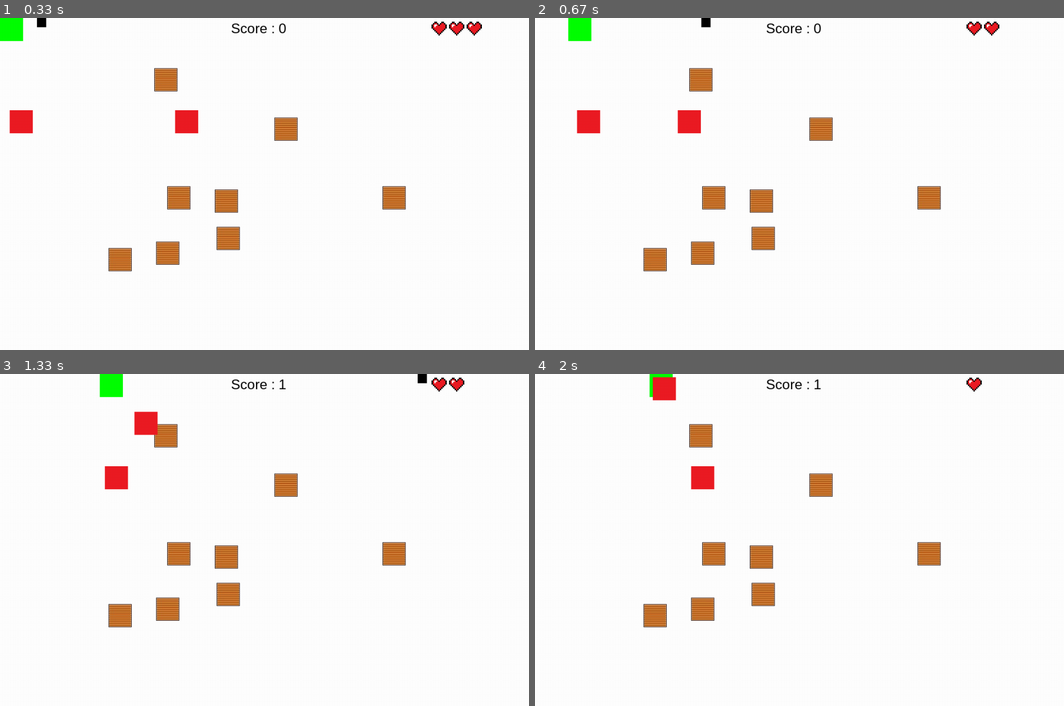
Above: before the commit, frames 1-4 (two rows, left to right).
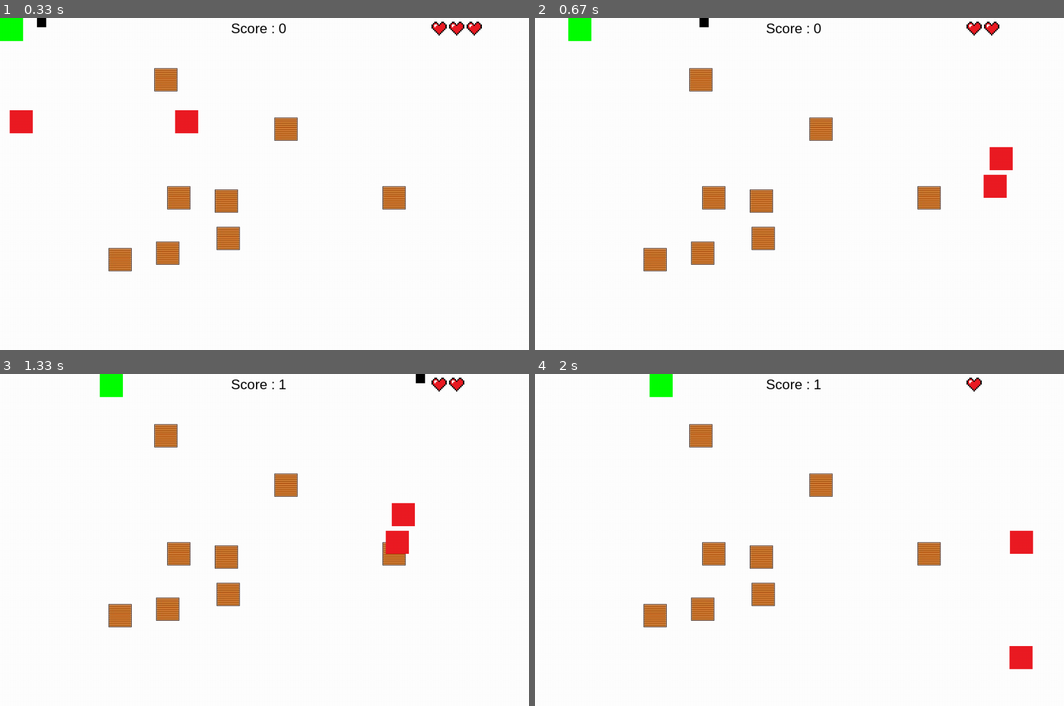
Above: after the commit, the same moments.

Repository: matthieurobert/Projet-ISN
Game: pygame game, started from bot_avant_mathieu.py
Two runs of this game, one before a commit and one after it. Both use one fixed random seed, a clock stepped at 60 frames per second and the inputs below.
Inputs:
- Up to frame 1 (0.33 s): no input
- Up to frame 2 (0.67 s): hold V from 0.33 s (still down); hold D from 0.33 s (still down)
- Up to frame 3 (1.33 s): release V at 0.8 s; release D at 0.8 s; hold D 0.83-1.3 s
- Up to frame 4 (2 s): hold W 1.33-1.63 s; hold D from 1.67 s (still down); tap V at 1.82 s

Frame 1 is identical in both runs. In frame 2, 1.3% of the frame differs, in the area x 7-91%, y 0-55%; in frame 3, 1.3%; in frame 4, 1.3%.

Commit message:
modif variable et bot bouge

Diff:
--- a/bot_avant_mathieu.py
+++ b/bot_avant_mathieu.py
@@ -3,11 +3,14 @@
 import time
 from pygame.locals import *
 from Partie_Clément.rekt_boîte import rekt
+from Partie_Clément.liste_x_y_bot import liste
 from partie_lilian.fonction import murs_colision,game_over,vie_coeur,chrono,gauche,droite,monter,decendre
+from partie_lilian.variable import variable
+from random import randrange
 
 pygame.init()
 
-
+bot_x_y = liste()
 rekt_boîte = rekt()
 salle = rekt_boîte[-1::]
 del rekt_boîte[-1:]
@@ -147,21 +150,22 @@
 		self.rect = self.rect.move(1, 0)
 
 
-black = (0, 0, 0)
-rouge = (255,25,0)
-white = (255,255,255)
-depart = int(time.time())
-temps = time.time()
-conteur =int(temps-depart)
-chiffre=str(conteur)
-arial_font = pygame.font.SysFont("arial",30)
-point_vie = 3
-speed =4
-repouser = speed
-aff_crono = arial_font.render("Score : "+chiffre, True, black)
-ips = 60
-hauteur_x = 1100
-hauteur_y= 675
+les_variable = variable()
+black = les_variable[0]
+rouge = les_variable[1]
+white = les_variable[2]
+depart = les_variable[3]
+temps = les_variable[4]
+conteur = les_variable[5]
+chiffre = les_variable[6]
+arial_font = les_variable[7]
+point_vie = les_variable[8]
+speed = les_variable[9]
+repouser = les_variable[10]
+ips = les_variable[11]
+hauteur_x = les_variable[12]
+hauteur_y = les_variable[13]
+aff_crono = les_variable[14]
 clock = pygame.time.Clock()
 pygame.display.flip()
 alien = ARBot()
@@ -223,7 +227,7 @@
 
         pab.update()
         balle.droite()
-
+        follower.update()
         pygame.display.flip()
 
         liste_crono=chrono(depart,black)
@@ -265,6 +269,12 @@
 
                 if event.key == K_v :
                     point_vie = point_vie - 1
+                    r = randrange(1,18)
+                    follower.rect= pygame.Rect(bot_x_y[r])
+                    pab.rect= pygame.Rect(bot_x_y[r+1])
+                    fenetre.blit( follower.image,follower.rect)
+                    fenetre.blit( pab.image, pab.rect)
+                    pygame.display.flip()
                 if point_vie == 0 :
                     continuer2 = 0
     game_over(conteur,arial_font,fenetre,black)
--- a/partie_lilian/variable.py
+++ b/partie_lilian/variable.py
@@ -2,44 +2,40 @@
 from pygame.locals import *
 import time
 def variable():
-    black = (0, 0, 0)
-    rouge = (255,25,0)
-    white = (255,255,255)
-    depart = int(time.time())
-    temps = time.time()
-    conteur =int(temps-depart)
-    chiffre=str(conteur)
-    arial_font = pygame.font.SysFont("arial",30)
-    point_vie = 3
-    image_coeur1 = pygame.image.load("partie_lilian\sprite_coeur_moyene.png").convert_alpha()
-    image_coeur2 = pygame.image.load("partie_lilian\sprite_coeur_moyene.png").convert_alpha()
-    image_coeur3 = pygame.image.load("partie_lilian\sprite_coeur_moyene.png").convert_alpha()
-    image_coeur4 = pygame.image.load("partie_lilian\sprite_coeur_moyene.png").convert_alpha()
-    image_coeur5 = pygame.image.load("partie_lilian\sprite_coeur_moyene.png").convert_alpha()
-    speed =4
-    repouser = speed
-    aff_crono = arial_font.render("Score : "+chiffre, True, black)
-    ips = 60
-    hauteur_x = 1100
-    hauteur_y= 675
-    variable[0] = black
-    variable[1] = rouge
-    variable[2] = white
-    variable[3] = depart
-    variable[4] = temps
-    variable[5] = conteur
-    variable[6] = chiffre
-    variable[7] = arial_font
-    variable[8] = point_vie
-    variable[9] = image_coeur1
-    variable[10] = image_coeur2
-    variable[11] = image_coeur3
-    variable[12] = image_coeur4
-    variable[13] = image_coeur5
-    variable[14] = speed
-    variable[15] = repouser
-    variable[16] = ips
-    variable[17] = hauteur_x
-    variable[18] = hauteur_y
-    variable[19] = aff_crono
-    return(variable)
+   black = (0, 0, 0)
+   rouge = (255,25,0)
+   white = (255,255,255)
+   depart = int(time.time())
+   temps = time.time()
+   conteur =int(temps-depart)
+   chiffre=str(conteur)
+   arial_font = pygame.font.SysFont("arial",30)
+   point_vie = 3
+   speed =4
+   repouser = speed
+   aff_crono = arial_font.render("Score : "+chiffre, True, black)
+   ips = 60
+   hauteur_x = 1100
+   hauteur_y= 675
+   clock = pygame.time.Clock()
+   variable=[black,rouge,white,depart,temps,conteur,chiffre,arial_font,point_vie,speed,repouser,ips,hauteur_x,hauteur_y,aff_crono]
+
+   return(variable)
+"""
+les_variable = variable()
+black = les_variable[0]
+rouge = les_variable[1]
+white = les_variable[2]
+depart = les_variable[3]
+temps = les_variable[4]
+conteur = les_variable[5]
+chiffre = les_variable[6]
+arial_font = les_variable[7]
+point_vie = les_variable[8]
+speed = les_variable[9]
+repouser = les_variable[10]
+ips = les_variable[11]
+hauteur_x = les_variable[12]
+hauteur_y = les_variable[13]
+aff_crono = les_variable[14]
+"""
--- a/test_bot.py
+++ b/test_bot.py
@@ -114,22 +114,22 @@
 			else:
 				self.rect = self.rect.move(0, 1)
 
-black = (0, 0, 0)
-rouge = (255,25,0)
-white = (255,255,255)
-depart = int(time.time())
-temps = time.time()
-conteur =int(temps-depart)
-chiffre=str(conteur)
-arial_font = pygame.font.SysFont("arial",30)
-point_vie = 3
-speed =4
-repouser = speed
-aff_crono = arial_font.render("Score : "+chiffre, True, black)
-ips = 60
-hauteur_x = 1100
-hauteur_y= 675
-clock = pygame.time.Clock()
+les_variable = variable()
+black = les_variable[0]
+rouge = les_variable[1]
+white = les_variable[2]
+depart = les_variable[3]
+temps = les_variable[4]
+conteur = les_variable[5]
+chiffre = les_variable[6]
+arial_font = les_variable[7]
+point_vie = les_variable[8]
+speed = les_variable[9]
+repouser = les_variable[10]
+ips = les_variable[11]
+hauteur_x = les_variable[12]
+hauteur_y = les_variable[13]
+aff_crono = les_variable[14]
 pygame.display.flip()
 
 pab = LRBot()
